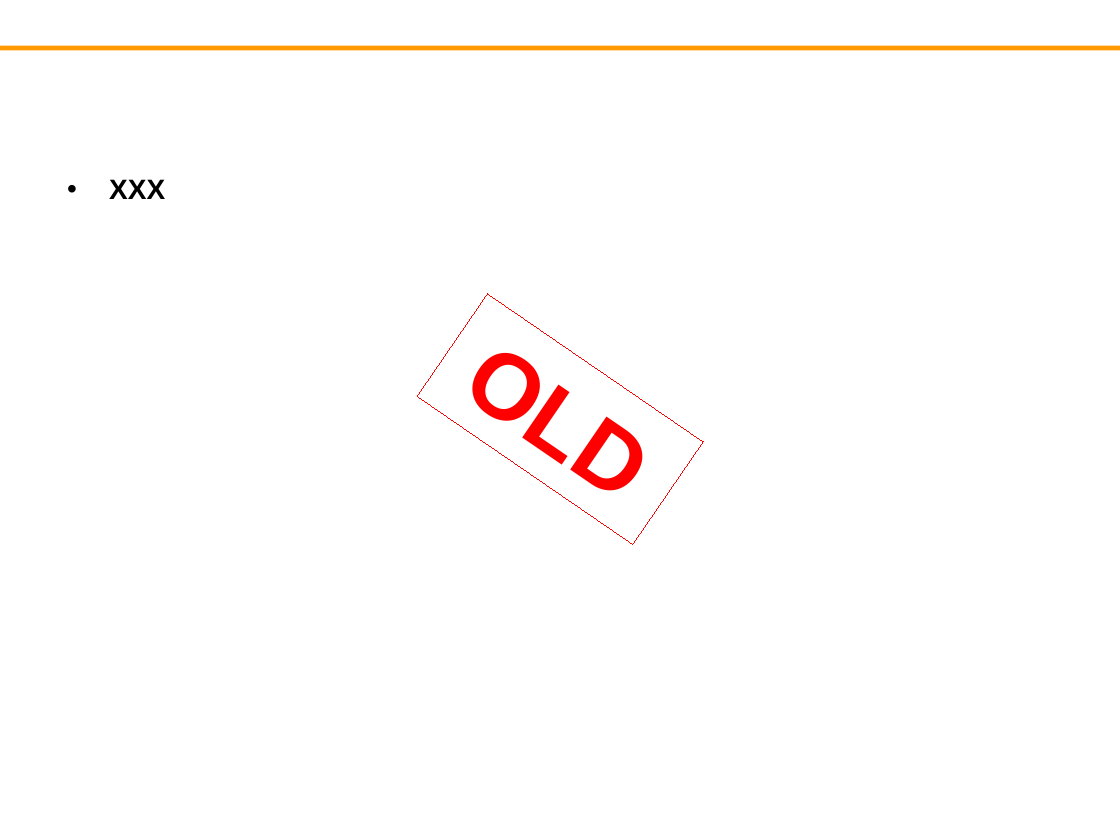
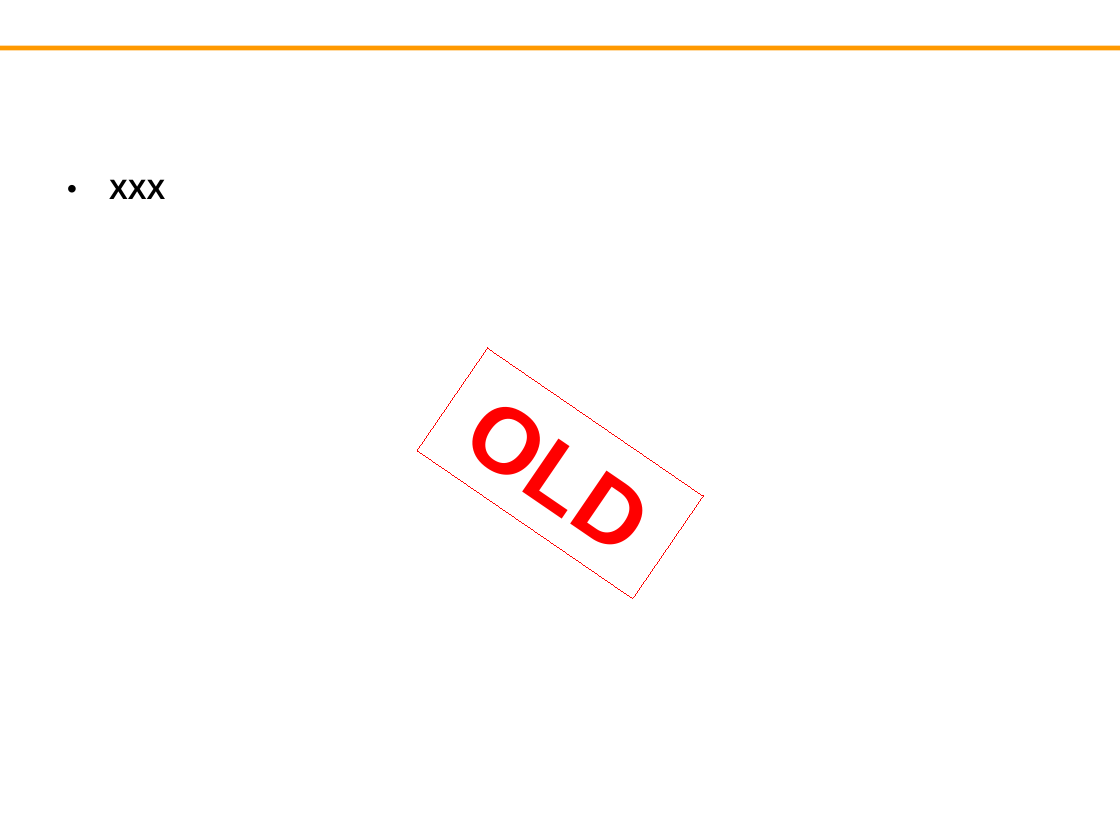
Before and after one commit to fabian9697/IANN_group30, a slide deck: slide 6 of Homework_Jacqueline/Neuroinformatic/NI_Lecture.pptx. Drawn at 1120x840 pixels with LibreOffice and Linux fonts; fonts in the diff are those of the drawing; background and template pictures are left out. Boxes give left, top, right and bottom in pixels: in the first picture for what was removed or moved away, otherwise in the second. Text is boxed around its words. In the diff, an @@ line names an element or a change of style, - is before the commit and + after.

```diff
--- a/Homework_Jacqueline/Neuroinformatic/NI_Lecture.pptx
+++ b/Homework_Jacqueline/Neuroinformatic/NI_Lecture.pptx
@@ rectangle "OLD": place and size @@
-rectangle "OLD" at (417, 293, 703, 544)
+rectangle "OLD" at (417, 348, 703, 599)
```
Also in this commit, not shown: 10 other slides changed.
